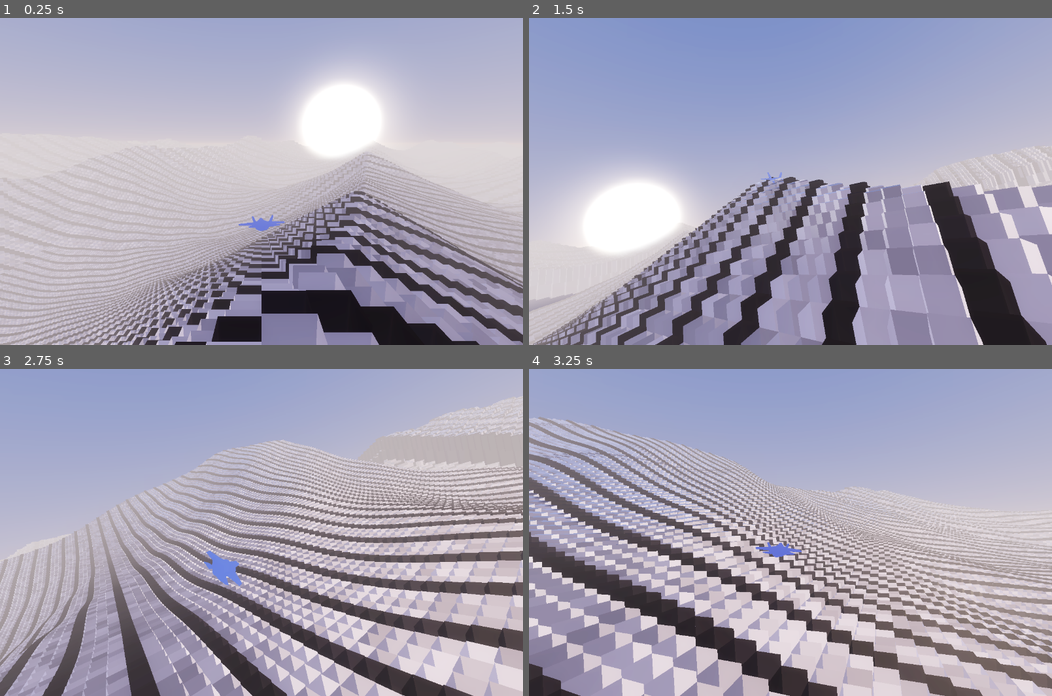
Above: before the commit, frames 1-4 (two rows, left to right).
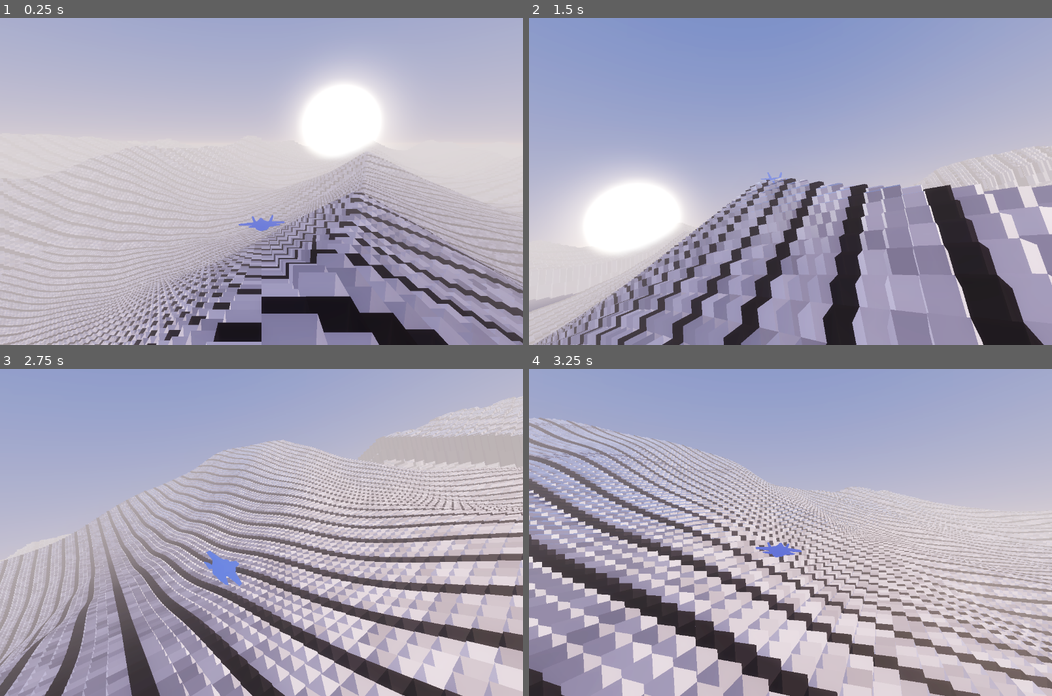
Above: after the commit, the same moments.

Repository: gallak87/tech9
Game: Godot game, scene res://scenes/Main.tscn
The game is run twice, just before and just after one commit, with the same random seed, the same clock (stepped at 60 frames per second) and the same inputs.
Inputs (mouse positions are in pixels of both pictures, inside the frame that each line leads up to):
- Up to frame 1 (0.25 s): no input
- Up to frame 2 (1.5 s): tap Enter at 0.5 s; move the mouse to (905, 165) at 0.52 s; hold D (steer_right) 0.53-1.25 s; hold Shift (boost) 0.53-1.25 s; click (905, 165) at 0.67 s; tap Space at 0.77 s; drag from (685, 197) to (764, 246) at 1.27 s
- Up to frame 3 (2.75 s): move the mouse to (313, 460) at 2.02 s; hold D (steer_right) from 2.03 s (still down); tap C at 2.1 s
- Up to frame 4 (3.25 s): release D (steer_right) at 2.75 s; drag from (764, 597) to (633, 483) at 2.77 s

The runs differ from the first frame. In frame 1, 5.2% of the frame differs, in the area x 0-100%, y 42-100%; in frame 2, 1.8%; in frame 3, 4.4%; in frame 4, 6.6%, in the area x 0-100%, y 14-100%.

Commit message:
dg: default bars to albedo-only (height 0, every 4, thick 1)
Reviewed best of the four patterns tried: keeps the bright floor dominant with
dark rows as a directional accent. Alternating every-2 was the strongest speed
cue but 50/50 at a 1-cell period is the worst case for aliasing with no TAA;
fully-filled loses the value split entirely.

Diff:
--- a/games/duneglide/scripts/TerrainField.gd
+++ b/games/duneglide/scripts/TerrainField.gd
@@ -42,8 +42,11 @@
 @export var column_depth := 3.0
 
 @export_group("Bars")
-## How far a bar cell stands proud of a floor cell. 0 = plain voxel heightfield.
-@export var bar_height := 0.16
+## How far a bar cell stands proud of a floor cell. At 0 the bars are pure
+## albedo — dark rows on a bright floor with no relief of their own, which is
+## what reviewed best. Small positive values (~0.06) give them physical
+## thickness that catches light on the riser; worth revisiting.
+@export var bar_height := 0.0
 ## Bar row spacing and thickness, in cells.
 @export var bar_period := 4.0
 @export var bar_width := 1.0
